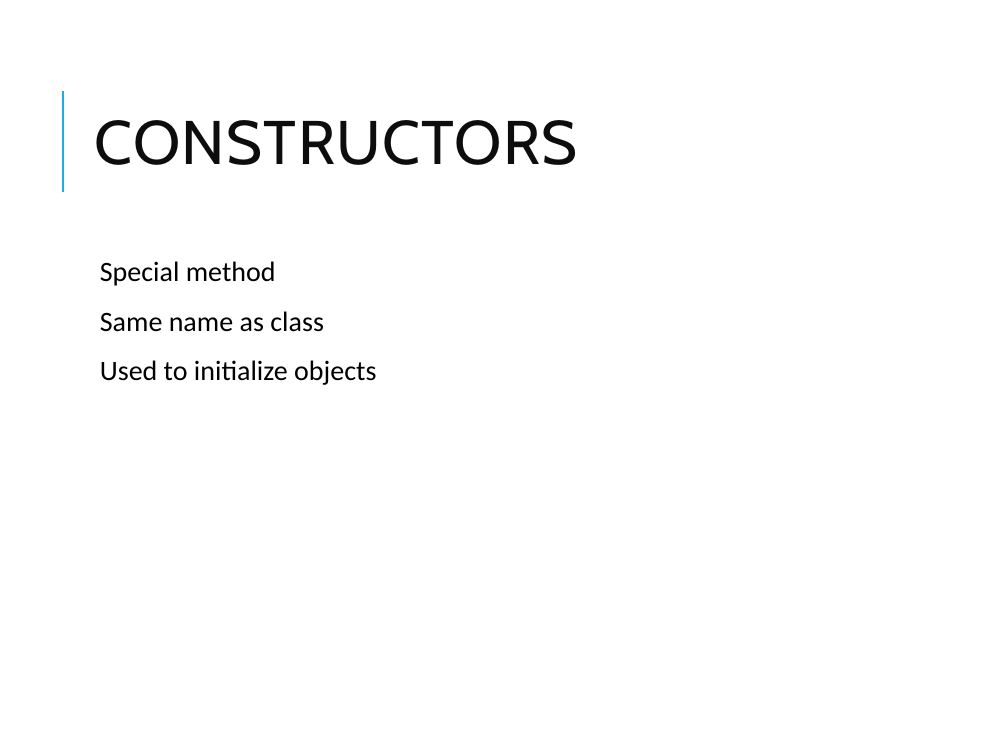
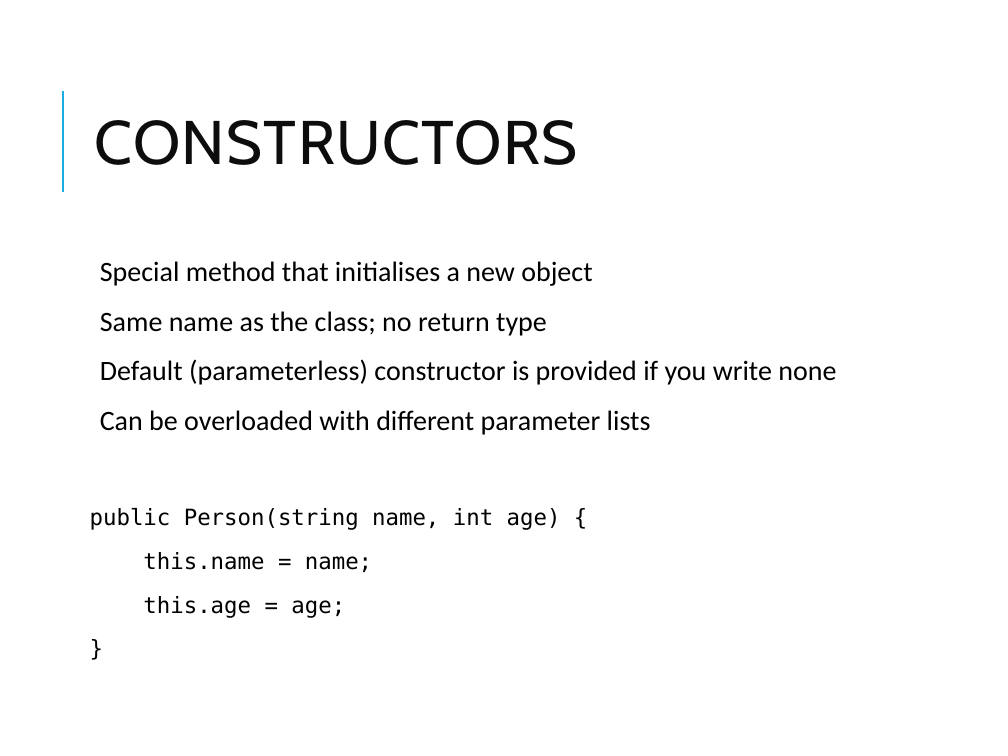
Before and after one commit to vikash-verma-profile/dotnet-epsilon-2026-May, a slide deck: slide 7 of Day-2/OOP_CSharp.pptx (slide 5 before the commit). Drawn at 1008x756 pixels with LibreOffice and Linux fonts; fonts in the diff are those of the drawing. Boxes give left, top, right and bottom in pixels: in the first picture for what was removed or moved away, otherwise in the second. Text is boxed around its words. In the diff, an @@ line names an element or a change of style, - is before the commit and + after.

```diff
--- a/Day-2/OOP_CSharp.pptx
+++ b/Day-2/OOP_CSharp.pptx
@@ text at bbox=[90, 261, 836, 618]: text changed @@
-  Special method
-  Same name as class
-  Used to initialize objects
+  Special method that initialises a new object
+  Same name as the class; no return type
+  Default (parameterless) constructor is provided if you write none
+  Can be overloaded with different parameter lists
+public Person(string name, int age) {
+this.name = name;
+this.age = age;
+}
```
Also in this commit, not shown: 19 other slides changed, 13 slides added, 1 slide removed, 9 other files.
